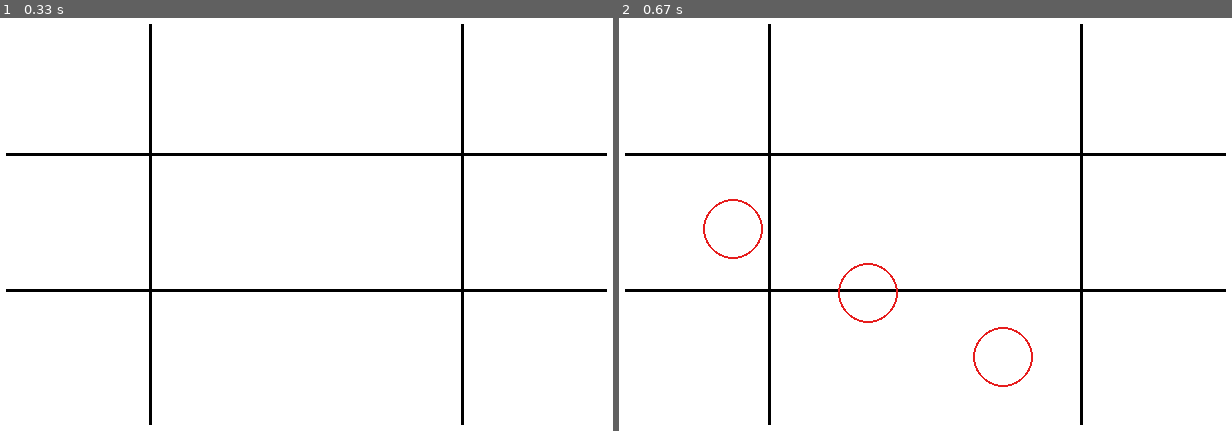
Above: before the commit, frames 1-2 (left to right).
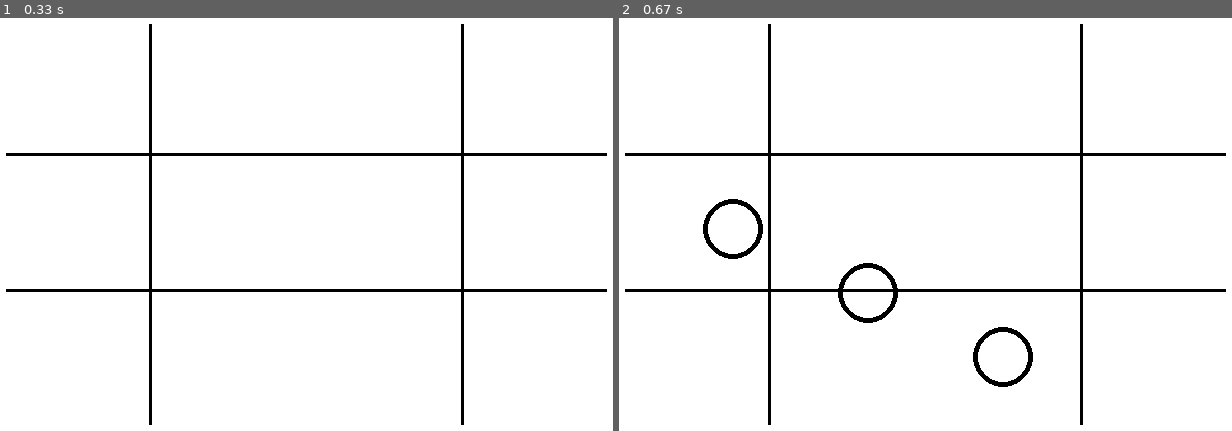
Above: after the commit, the same moments.

Repository: paramkpr/PyGame
Game: pygame game, started from TicTacToe.py
Same seed, same stepped clock (60 frames per second), same inputs: the game is played once before the commit and once after it.
Inputs (mouse positions are in pixels of both pictures, inside the frame that each line leads up to):
- Up to frame 1 (0.33 s): no input
- Up to frame 2 (0.67 s): press the mouse at (735, 228) at 0.37 s; move the mouse to (870, 294) at 0.47 s; release the mouse at (1005, 356) at 0.6 s

Frame 1 is identical in both runs. In frame 2, 1.0% of the frame differs, in the area x 13-68%, y 43-90%.

Commit message:
modified:   TicTacToe.py Added button to clear 	modified:   res/cross.png Moved to separate res folder

Diff:
--- a/TicTacToe.py
+++ b/TicTacToe.py
@@ -1,23 +1,42 @@
 import pygame
 pygame.init()
 
-gameDisplay = pygame.display.set_mode((800,600))
-gameDisplay.fill([255, 255, 255]) # Sets background color to white.
+gameDisplay = pygame.display.set_mode((800, 600))
+gameDisplay.fill([255, 255, 255])  # Sets background color to white.
 pygame.display.set_caption('Tic Tac Toe')
 clock = pygame.time.Clock()
 
+
 WHITE = [255, 255, 255]
-RED = (230,30,30)
-BLUE = (30,30,230)
-BLACK = (0,0,0)
+RED = (230, 30, 30)
+BLUE = (30, 30, 230)
+BLACK = (0, 0, 0)
 
 # Game Board
-verticalLine_1 = pygame.draw.line(gameDisplay, BLACK, (244,100),(244,500), 3)
-verticalLine_2 = pygame.draw.line(gameDisplay, BLACK, (556,100),(556,500), 3)
-horizontalLine_1 = pygame.draw.line(gameDisplay, BLACK, (100,230), (700,230), 3)
-horizontalLine_2 = pygame.draw.line(gameDisplay, BLACK, (100,366), (700,366), 3)
+verticalLine_1 = pygame.draw.line(gameDisplay, BLACK, (244, 100), (244, 500), 3)
+verticalLine_2 = pygame.draw.line(gameDisplay, BLACK, (556, 100), (556, 500), 3)
+horizontalLine_1 = pygame.draw.line(gameDisplay, BLACK, (100, 230), (700, 230), 3)
+horizontalLine_2 = pygame.draw.line(gameDisplay, BLACK, (100, 366), (700, 366), 3)
 
 
+# Cross Sprite
+class Cross(pygame.sprite.Sprite):
+
+    def __init__(self, color, width, height):
+        super().__init__()  # Calls constructor from parent class
+        self.image = pygame.Surface([30, 30])
+        self.image.fill(WHITE)
+        self.image.set_colorkey(WHITE)
+        self.image = pygame.image.load("res/cross.png").convert_alpha()
+
+    def nut(self, abscissa, ordinate):
+        gameDisplay.blit(self.image, (abscissa, ordinate))
+
+
+playerCross = Cross(WHITE, 30, 30)  # Creates cross object
+
+
+# ___Main Game-loop___
 lost = False
 
 while not lost:
@@ -29,34 +48,23 @@
     pygame.display.update()
     clock.tick(60)
 
-    mouse_state = pygame.mouse.get_pressed()
-    print(mouse_state)
-    global mouse_position
-    mouse_position = list(pygame.mouse.get_pos())
+    # Mouse Properties
+    mouse_state = pygame.mouse.get_pressed()  # Button State
+    mouse_position = tuple(pygame.mouse.get_pos())  # Cursor Position Properties
     mouse_position_x = int(mouse_position[0])
     mouse_position_y = int(mouse_position[1])
+    # print(mouse_position)
 
     # Draws a Nut on click
-    if mouse_state == (1,0,0):
-        pygame.draw.circle(gameDisplay, RED, mouse_position, 30, 2)
+    if mouse_state == (1, 0, 0):
+        pygame.draw.circle(gameDisplay, BLACK, mouse_position, 30, 5)  # Nut Sprite
 
-    #Cross Sprite
-    class cross(pygame.sprite.Sprite):
-
-        def __init__(self, color, width, height):
-            super().__init__() # Calls constructor from parent class
-            self.image = pygame.Surface([30,30])
-            self.image.fill(WHITE)
-            self.image.set_colorkey(WHITE)
-            self.image = pygame.image.load("res/cross.png").convert_alpha()
-
-        def nut(self, abscissa, ordinate):
-            gameDisplay.blit(self.image, (abscissa, ordinate))
-
-    playerCross = cross(WHITE, 30, 30)
-
-    #Draws Cross
-    if mouse_state == (0,0,1):
+    # Draws Cross
+    if mouse_state == (0, 0, 1):
         playerCross.nut(mouse_position_x, mouse_position_y)
 
+
+
+
 pygame.quit()
+quit()
Binary file changed: res/cross.png
